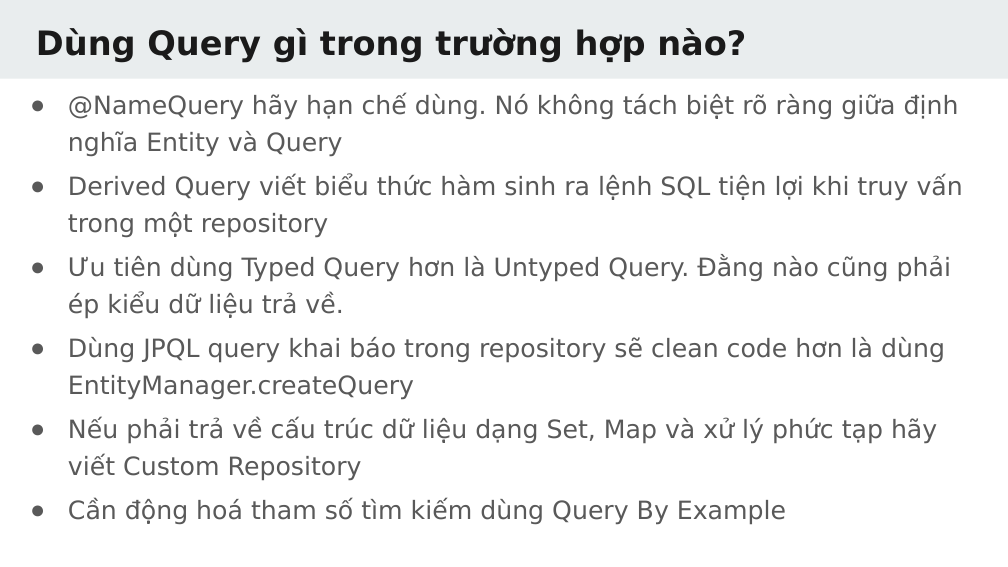
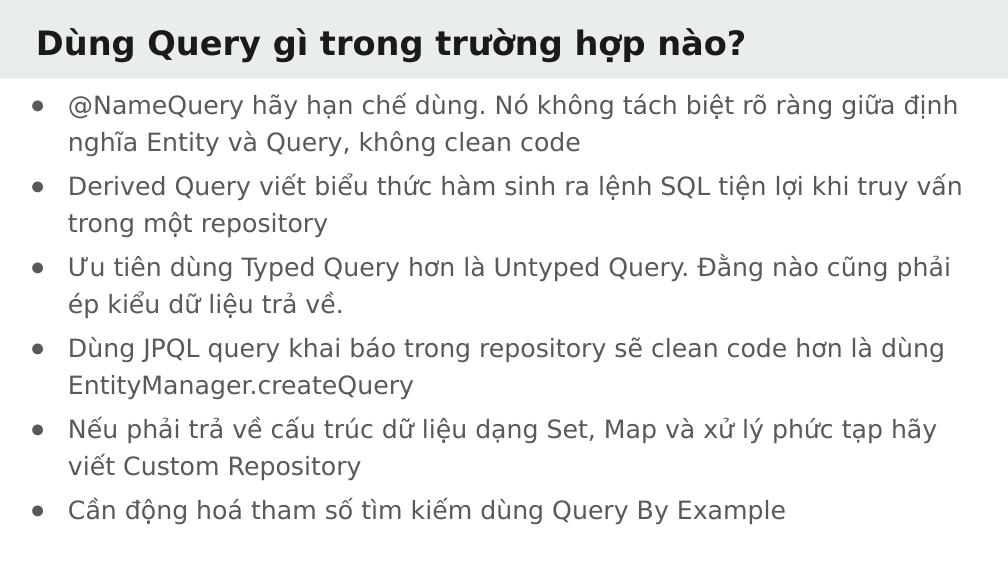
Before and after one commit to TechMaster/springboot2, a slide deck: slide 86 of 14 JPA/JPA.pptx. Drawn at 1008x567 pixels with LibreOffice and Linux fonts; fonts in the diff are those of the drawing. Boxes give left, top, right and bottom in pixels: in the first picture for what was removed or moved away, otherwise in the second. Text is boxed around its words. In the diff, an @@ line names an element or a change of style, - is before the commit and + after.

```diff
--- a/14 JPA/JPA.pptx
+++ b/14 JPA/JPA.pptx
@@ text at [68, 94, 959, 157]: text changed @@
-● @NameQuery hãy hạn chế dùng. Nó không tách biệt rõ ràng giữa định nghĩa Entity và Query
+● @NameQuery hãy hạn chế dùng. Nó không tách biệt rõ ràng giữa định nghĩa Entity và Query, không clean code
```
Also in this commit, not shown: 2 other slides changed, 20 slides added, 2 slides removed, 12 other files.
